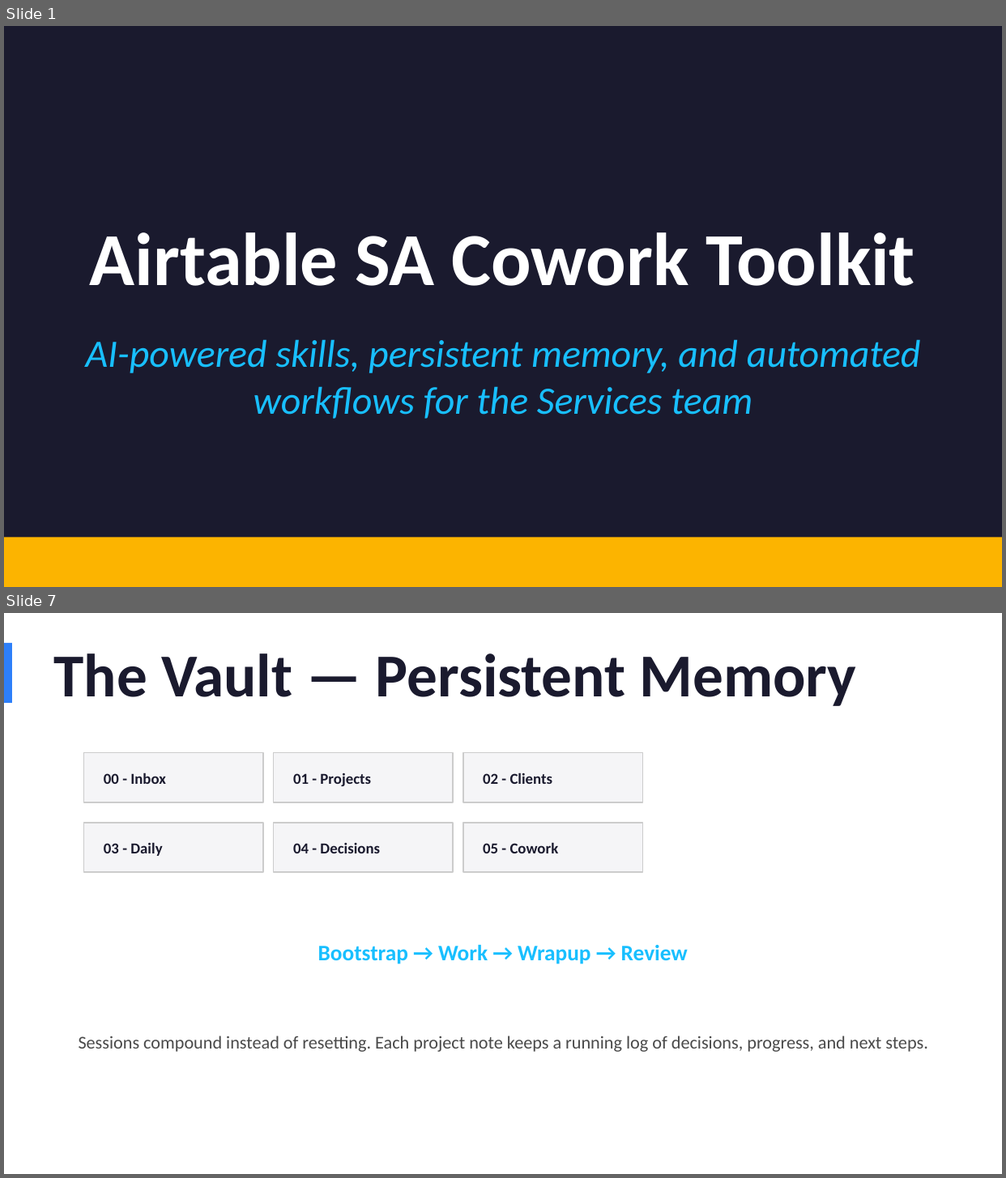
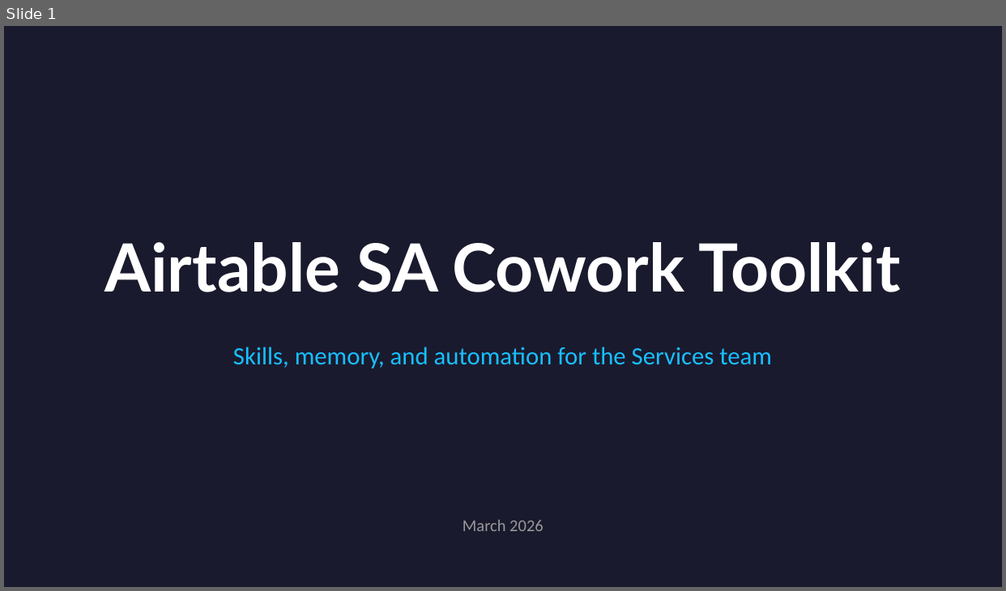
Before and after one commit to dsteven12/airtable-sa-skills, a slide deck: docs/SA-Cowork-Toolkit-Overview.pptx. Shown one above the other, each under a label of ours: slides 1 and 7 before the commit, slide 1 after it; the slides between them are not shown. The pictures are 1006x1178 and 1006x591 pixels, drawn with LibreOffice and Linux fonts; fonts in the diff are those of the drawing. Boxes give left, top, right and bottom in pixels: in the first picture for what was removed or moved away, otherwise in the second. Text is boxed around its words. In the diff, an @@ line names an element or a change of style, - is before the commit and + after.

Commit message:
Initial commit: 26 Cowork skills, vault scaffold, CLAUDE.md template, onboarding docs, overview deck

```diff
--- a/docs/SA-Cowork-Toolkit-Overview.pptx
+++ b/docs/SA-Cowork-Toolkit-Overview.pptx
@@ slide 7 removed at (x1=4, y1=613, x2=1002, y2=1174), background #FFFFFF @@
@@ rectangle removed at (x1=4, y1=643, x2=12, y2=703) @@
@@ text removed at (x1=54, y1=653, x2=857, y2=706) @@
-The Vault — Persistent Memory
@@ rectangle removed at (x1=84, y1=752, x2=263, y2=803) @@
@@ rectangle removed at (x1=274, y1=752, x2=453, y2=803) @@
@@ rectangle removed at (x1=463, y1=752, x2=642, y2=803) @@
@@ text removed at (x1=104, y1=773, x2=166, y2=784) @@
-00 - Inbox
@@ text removed at (x1=293, y1=773, x2=371, y2=786) @@
-01 - Projects
@@ text removed at (x1=483, y1=773, x2=553, y2=784) @@
-02 - Clients
@@ rectangle removed at (x1=84, y1=823, x2=263, y2=872) @@
@@ rectangle removed at (x1=274, y1=823, x2=453, y2=872) @@
@@ rectangle removed at (x1=463, y1=823, x2=642, y2=872) @@
@@ text removed at (x1=104, y1=842, x2=162, y2=856) @@
-03 - Daily
@@ text removed at (x1=293, y1=843, x2=380, y2=854) @@
-04 - Decisions
@@ text removed at (x1=483, y1=842, x2=559, y2=854) @@
-05 - Cowork
@@ text removed at (x1=318, y1=944, x2=688, y2=965) @@
-Bootstrap → Work → Wrapup → Review
@@ text removed at (x1=79, y1=1036, x2=927, y2=1052) @@
-Sessions compound instead of resetting. Each project note keeps a running log of decisions, progress, and next steps.
@@ slide 1 changed as well @@
@@ text "Airtable SA Cowork Toolkit" at (x1=104, y1=242, x2=901, y2=292): size 54 to 48 pt, font Calibri to Lato @@
@@ text at (x1=233, y1=347, x2=772, y2=369): text changed; size 28 to 18 pt; italic off @@
-AI-powered skills, persistent memory, and automated workflows for the Services team
+Skills, memory, and automation for the Services team
@@ text added at (x1=462, y1=520, x2=543, y2=531), 12 pt, text #999999 @@
+March 2026
@@ rectangle removed at (x1=4, y1=537, x2=1002, y2=587) @@
```
Also in this commit, not shown: 11 slides added, 10 other slides removed.
